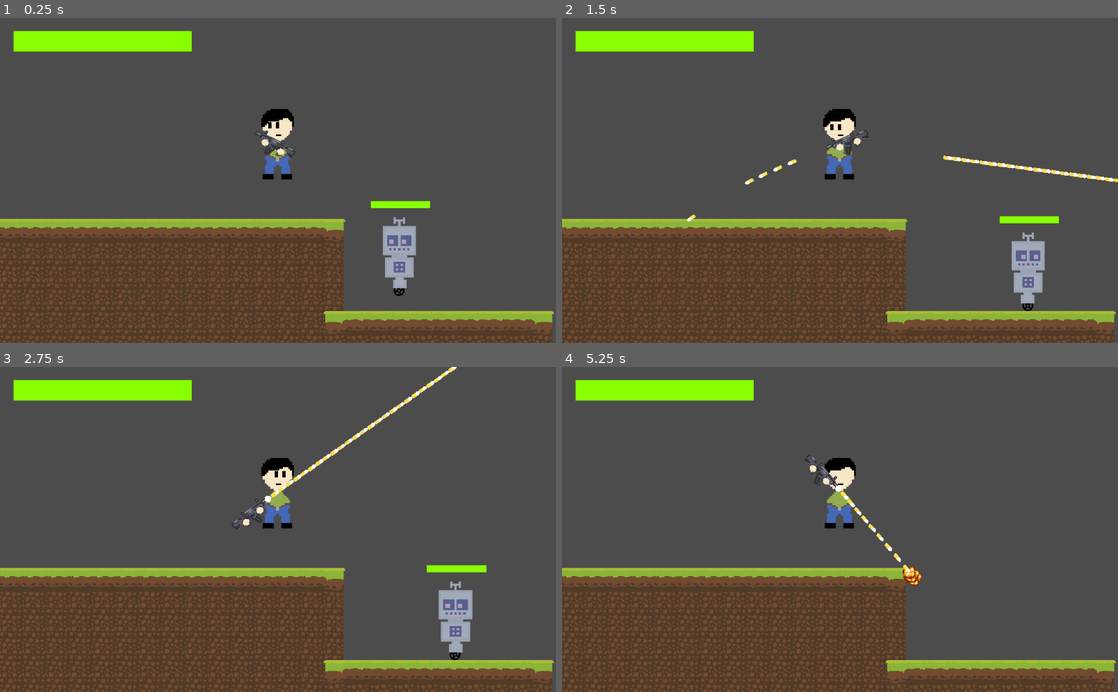
Above: before the commit, frames 1-4 (two rows, left to right).
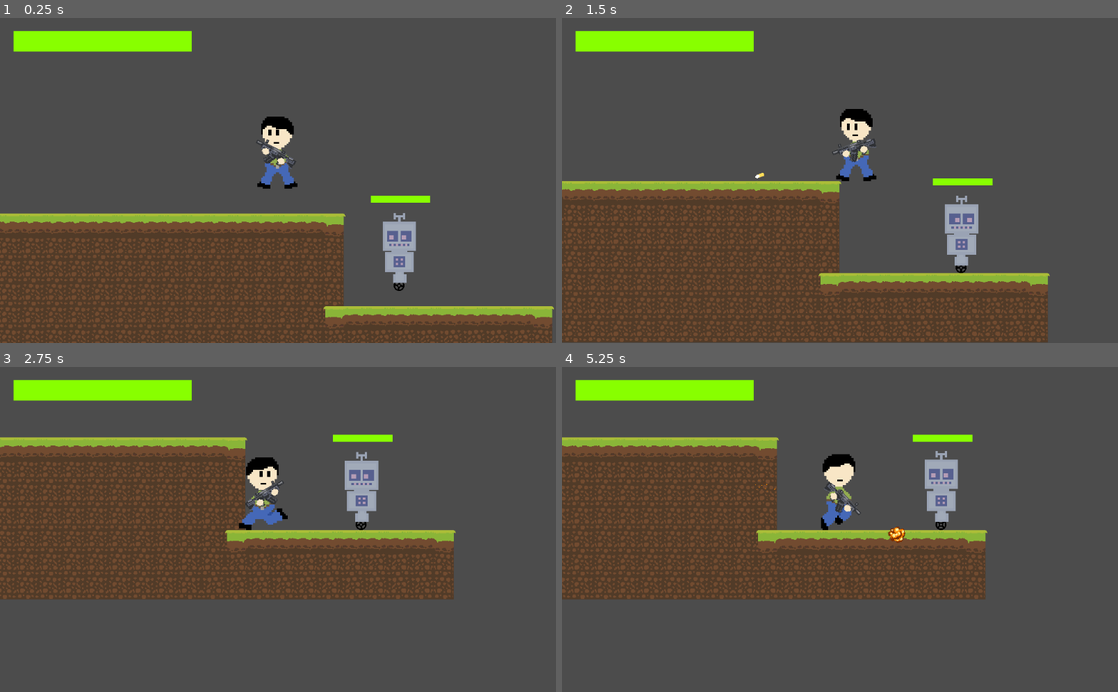
Above: after the commit, the same moments.

Repository: megarubber/green
Game: Godot game, scene res://levels/TestLevel.tscn
Same seed, same stepped clock (60 frames per second), same inputs: the game is played once before the commit and once after it.
Inputs (mouse positions are in pixels of both pictures, inside the frame that each line leads up to):
- Up to frame 1 (0.25 s): no input
- Up to frame 2 (1.5 s): move the mouse to (962, 164) at 0.52 s; press the mouse at (962, 164) at 0.53 s; hold Right (ui_right) from 0.53 s (still down); tap Up (ui_up) at 0.77 s; move the mouse to (728, 196) at 1.27 s; release the mouse at (728, 196) at 1.28 s; click (728, 196) at 1.35 s
- Up to frame 3 (2.75 s): tap Up (ui_up) at 1.52 s; move the mouse to (333, 458) at 2.02 s; release Right (ui_right) at 2.03 s; press the mouse at (333, 458) at 2.03 s; hold Left (ui_left) from 2.03 s (still down)
- Up to frame 4 (5.25 s): move the mouse to (812, 594) at 2.77 s; release Left (ui_left) at 2.78 s; release the mouse at (812, 594) at 2.78 s; hold Right (ui_right) 2.78-4.28 s; click (812, 594) at 2.85 s; tap Up (ui_up) at 3.02, 3.77, 4.52 s; move the mouse to (1006, 578) at 3.52 s; press the mouse at (1006, 578) at 3.53 s; move the mouse to (673, 480) at 4.27 s; release the mouse at (673, 480) at 4.28 s; hold Left (ui_left) 4.28-5.03 s; click (673, 480) at 4.35 s; move the mouse to (867, 529) at 5.02 s; press the mouse at (867, 529) at 5.03 s; hold Right (ui_right) from 5.03 s (still down)

The runs differ from the first frame. In frame 1, 13% of the frame differs, in the area x 0-100%, y 27-100%; in frame 2, 27%; in frame 3, 53%, in the area x 0-100%, y 0-100%; in frame 4, 48%.
Error before the commit: Parse Error: Indented block expected after declaration of "blink" function. (res://player/Player.gd:85)

Commit message:
feat: player blinking when take damage

Diff:
--- a/enemy/sprites_enemy1/BasicEnemy.tscn
+++ b/enemy/sprites_enemy1/BasicEnemy.tscn
@@ -155,7 +155,6 @@
 position = Vector2( -2, 100 )
 scale = Vector2( 0.104576, 0.104576 )
 frames = SubResource( 6 )
-frame = 3
 playing = true
 flip_h = true
 
@@ -164,7 +163,6 @@
 position = Vector2( -1, -5 )
 scale = Vector2( 0.613333, 0.613334 )
 frames = SubResource( 5 )
-frame = 1
 playing = true
 
 [node name="Explosion" type="Node2D" parent="."]
@@ -202,7 +200,7 @@
 shape = SubResource( 4 )
 
 [node name="RayCast2D" type="RayCast2D" parent="."]
-position = Vector2( 47, 110 )
+position = Vector2( 44, 110 )
 enabled = true
 cast_to = Vector2( 0, 11 )
 collision_mask = 2
--- a/guns/Gun.gd
+++ b/guns/Gun.gd
@@ -16,9 +16,6 @@
 # Nodes Referecing
 onready var muzzle = $Muzzle
 
-func _ready() -> void:
-	set_as_toplevel(true)
-
 func shotting() -> void: # Shotting with gun
 	var bullet_instance = bullet.instance()
 	bullet_instance.rotation = rotation
@@ -32,8 +29,8 @@
 	get_parent().add_child(bullet_instance)
 	get_parent().screen_shake.shake(0.2, 2)
 	can_fire = false
-	yield(get_tree().create_timer(0.2), "timeout")
-	can_fire = true
+	#yield(get_tree().create_timer(0.2), "timeout")
+	#can_fire = true
 
 func _physics_process(_delta: float) -> void:
 	position += velocity
@@ -55,3 +52,6 @@
 	# Press the left button mouse to shoot
 	if Input.is_action_pressed("ui_fire") && can_fire:
 		shotting()
+
+	if Input.is_action_just_released("ui_fire") && !can_fire:
+		can_fire = true
--- a/player/Player.gd
+++ b/player/Player.gd
@@ -9,12 +9,14 @@
 
 # General Variables
 var motion = Vector2()
-export var knockback = 5000
+export var knockback = 8000
 export var knockup = 100
+var hit = false
 
 # Nodes Referencing
 onready var body_sprite = $BodySprite
 onready var head_sprite = $HeadSprite
+onready var gun = $GunSprite
 onready var animation = $AnimationPlayer
 onready var screen_shake = $Camera/Screenshake
 onready var damage_area = $DamageArea
@@ -73,11 +75,29 @@
 	execute_animation()
 
 func _on_DamageArea_area_entered(area)  -> void:
-	if area.is_in_group("hitbox"):
-		print("hit")
+	if area.is_in_group("hitbox") && !hit:
 		var knock_side = knockback * Global.hit_side
-		motion.x -= lerp(motion.x, knock_side, 0.5)
-		motion.y = lerp(0, -knockup, 0.6)
+		motion.x -= lerp(motion.x, -knock_side, 0.1)
+		#motion.y = lerp(0, -knockup, 0.6)
 		motion = move_and_slide(motion, UP)
+		hit = true
+		blink()
+
+func player_visible(value : bool) -> void:
+	body_sprite.visible = value
+	head_sprite.visible = value
+	gun.visible = value
 
 func blink() -> void:
+	player_visible(false)
+	yield(get_tree().create_timer(0.05), "timeout")
+	player_visible(true)
+	yield(get_tree().create_timer(0.07), "timeout")
+	player_visible(false)
+	for _i in range(6):
+		yield(get_tree().create_timer(0.1), "timeout")
+		player_visible(true)
+		yield(get_tree().create_timer(0.1), "timeout")
+		player_visible(false)
+	player_visible(true)
+	hit = false
--- a/player/Player.tscn
+++ b/player/Player.tscn
@@ -264,7 +264,6 @@
 __meta__ = {
 "_edit_horizontal_guides_": [ 44.0 ]
 }
-knockback = 8000
 
 [node name="HeadSprite" type="Sprite" parent="."]
 position = Vector2( -1, -153 )
